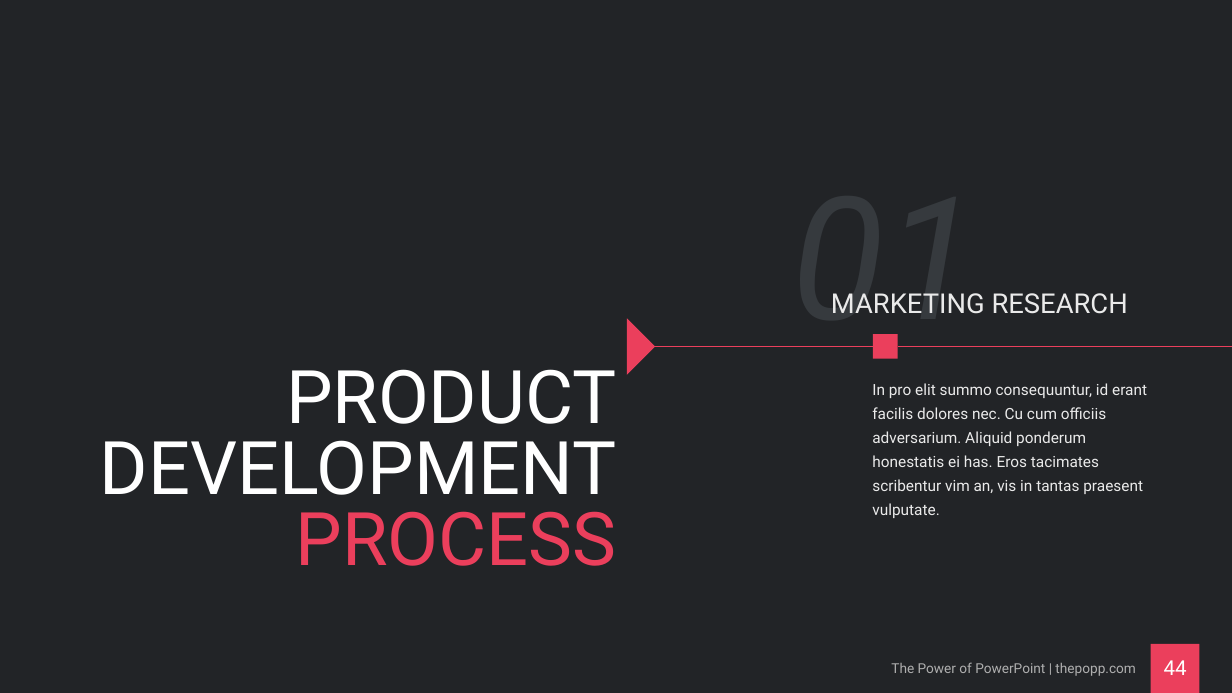
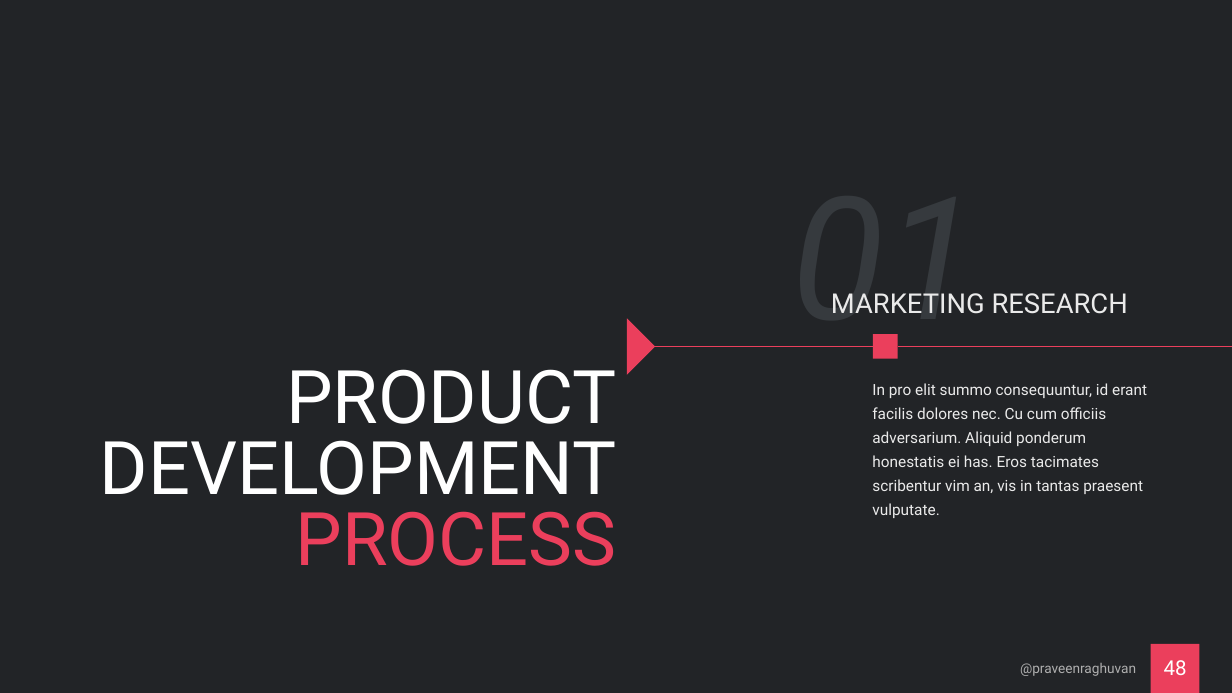
Before and after one commit to praveenraghuvanshi/tech-sessions, a slide deck: slide 48 of drafts/Orleans/ppt/Orleans_draft.pptx (slide 44 before the commit). Drawn at 1232x693 pixels with LibreOffice and Linux fonts; fonts in the diff are those of the drawing. Boxes give left, top, right and bottom in pixels: in the first picture for what was removed or moved away, otherwise in the second. Text is boxed around its words. In the diff, an @@ line names an element or a change of style, - is before the commit and + after.

```diff
--- a/drafts/Orleans/ppt/Orleans_draft.pptx
+++ b/drafts/Orleans/ppt/Orleans_draft.pptx
@@ text at <box>1020,663,1136,676</box>: text changed @@
-The Power of PowerPoint | thepopp.com
+@praveenraghuvan
@@ page number at <box>1164,660,1187,675</box>: text changed @@
-44
+48
```
Also in this commit, not shown: 55 other slides changed, 4 slides added, 3 other files.
